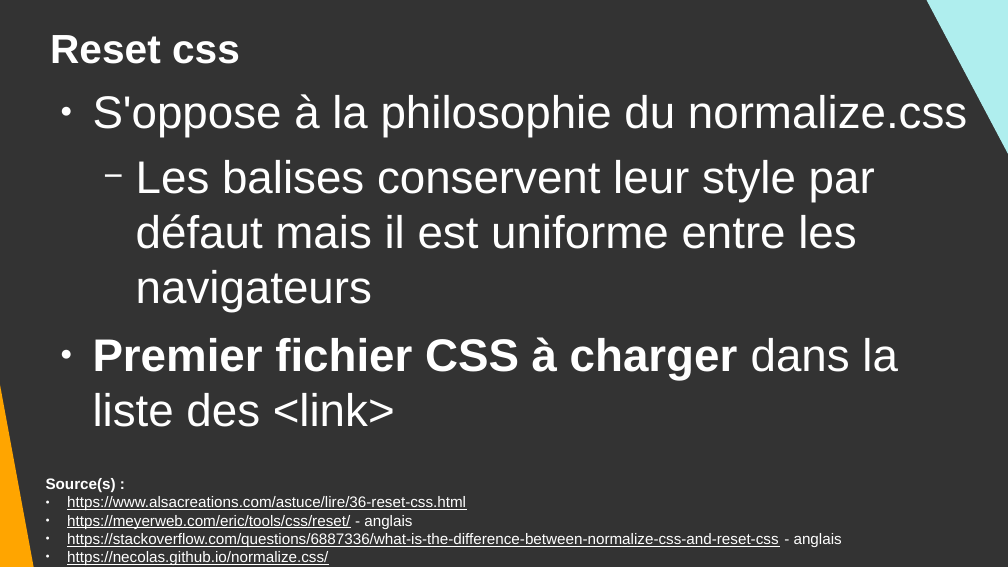
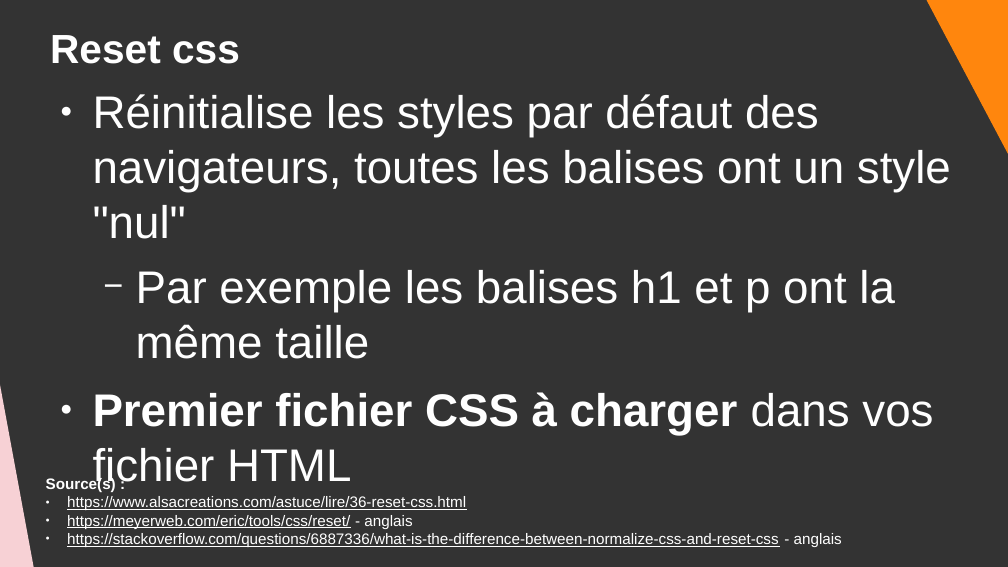
Before and after one commit to DanYellow/cours, a slide deck: slide 20 of integration-web-s1/travaux-pratiques/numero-8/presentation.odp. Drawn at 1008x567 pixels with LibreOffice and Linux fonts; fonts in the diff are those of the drawing. Boxes give left, top, right and bottom in pixels: in the first picture for what was removed or moved away, otherwise in the second. Text is boxed around its words. In the diff, an @@ line names an element or a change of style, - is before the commit and + after.

```diff
--- a/integration-web-s1/travaux-pratiques/numero-8/presentation.odp
+++ b/integration-web-s1/travaux-pratiques/numero-8/presentation.odp
@@ right triangle at <box>915,0,1008,270</box>: fill #AFEEEE to #FF860D @@
@@ right triangle at <box>0,88,37,567</box>: fill #FFA500 to #F7D1D5 @@
@@ text at <box>93,94,951,435</box>: text changed @@
-● S'oppose à la philosophie du normalize.css
-  − Les balises conservent leur style par défaut mais il est uniforme entre les navigateurs
-● Premier fichier CSS à charger dans la liste des <link>
+● Réinitialise les styles par défaut des navigateurs, toutes les balises ont un style "nul"
+  − Par exemple les balises h1 et p ont la même taille
+● Premier fichier CSS à charger dans vos fichier HTML
@@ text at <box>67,551,328,565</box>: paragraph removed @@
-● https://necolas.github.io/normalize.css/
```
Also in this commit, not shown: 15 other slides changed, 3 other files.
